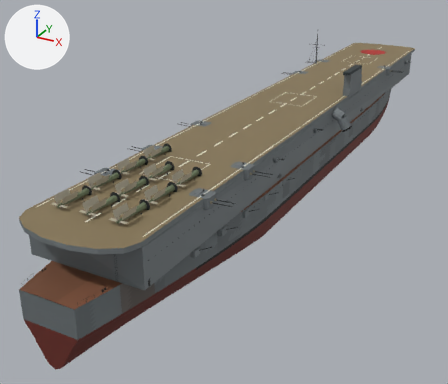
An edit to the glTF model assets/models/kaga.glb, drawn before and after from the same camera.
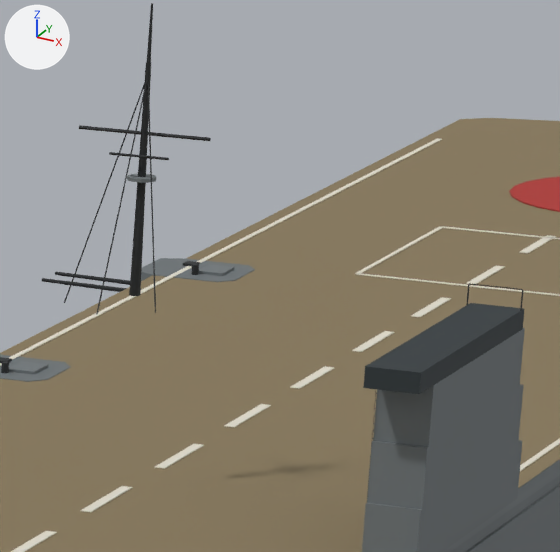
Old and new are each drawn whole from a camera (50 mm lens) standing at (81.1, -198.2, 76.7) and looking at (-16.0, -21.6, -11.6) and again close up on the part from 67% to 82% of the width and 7% to 24% of the height. Arrows for +X, +Y and +Z are at upper left; the lights stay in place. The last two pictures show the newer version. Where no turn or scale is listed for an object, it has been applied to the vertices. Vertices at exactly the same position are counted once.

Script lines for the objects in view, before the commit:
```python
ob_hull = bpy.data.objects.new('Hull', me_hull)
ob_hull.location = (0.0, 0.0, 0.0)
ob_mount2 = bpy.data.objects.new('Mount2', me_mount2)
ob_mount2.location = (-14.0, 66.0, 16.0)
ob_mount7 = bpy.data.objects.new('Mount7', me_mount7)
ob_mount7.location = (-14.0, 40.0, 16.0)
```
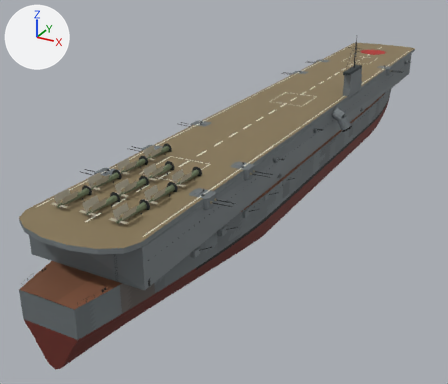
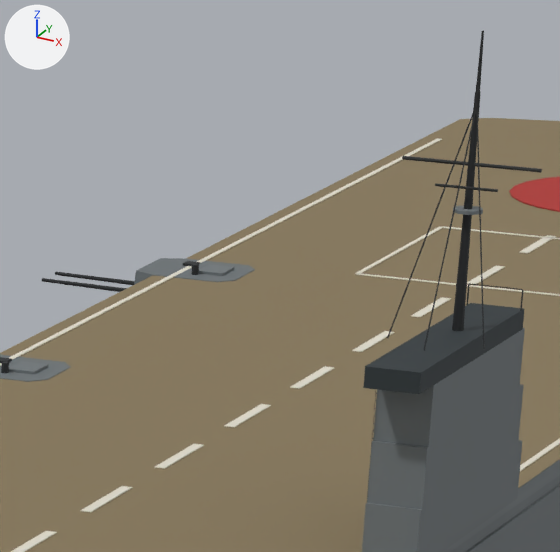
Where the change shows, as pixel boxes (x1, y1, x2, y2) in the close-ups (560 x 552 px; the box of a moved part takes in the faces that stretch with it):
'Hull', reshaped
    before: (0, 3, 560, 552)
    after: (0, 31, 560, 552)
part 1 of me_hull, moved or reshaped
    before: (64, 3, 211, 314)
    after: (387, 31, 542, 351)
part 2 of me_hull, recoloured
    before: (130, 174, 138, 176)
    after: (454, 209, 477, 215)

Edits to the bpy script that builds the scene:
```text
Change me_hull:
    used by ob_hull; location = (0.0, 0.0, 0.0)
    remove me_hull.from_pydata(...)  # 13784 vertices, 19393 faces; spans x -18.0..22.0, y -124.0..125.0, z -10.0..40.0
    add me_hull.from_pydata(...)  # 13783 vertices, 19393 faces; spans x -18.0..22.0, y -124.0..125.0, z -10.0..40.0
    me_hull part 1
    7 vertices are removed from x -3.0..3.0, y 19.0..20.0, z 34.0..38.0
    42 faces are deleted
    39 vertices in x -2.0..2.0, y 16.0..20.0, z 28.0..40.0 move by (15.0, 0.0, 0.0)
    6 vertices in x -3.0, y 20.0, z 35.0 move by (21.0, 0.0, 0.0)
    5 vertices in x 3.0, y 20.0, z 35.0 move by (9.0, 0.0, 0.0)
    4 vertices in x 0.0, y 20.0, z 28.0..38.0 move by (14.0, 0.0, 0.0)
    4 vertices in x 1.0, y 19.0..20.0, z 34.0 move by (12.0, 0.0, 0.0)
    4 vertices in x 1.0, y 20.0, z 33.0 move by (13.0, 0.0, 0.0)
    35 vertices move from x -2.0..2.0, y 15.0..21.0, z 28.0..37.0 to x 12.0..17.0, y 15.0..21.0, z 28.0..37.0
    6 vertices are added at (12.0, 20.0, 35.0), (18.0, 20.0, 35.0), (12.0, 20.0, 35.0), (13.0, 19.0, 34.0), (16.0, 19.0, 34.0), (13.0, 19.0, 34.0)
    36 new faces join them, mat_paint_26292b (black #26292b)
    6 new faces join them, mat_paint_2a2d2f (black #2a2d2f)
    me_hull part 2: 9 faces spanning x 14.0..15.0, y 19.0..20.0, z 33.0 switch from mat_paint_798083 (grey #798083) to mat_paint_737a7d (grey #737a7d)
```
